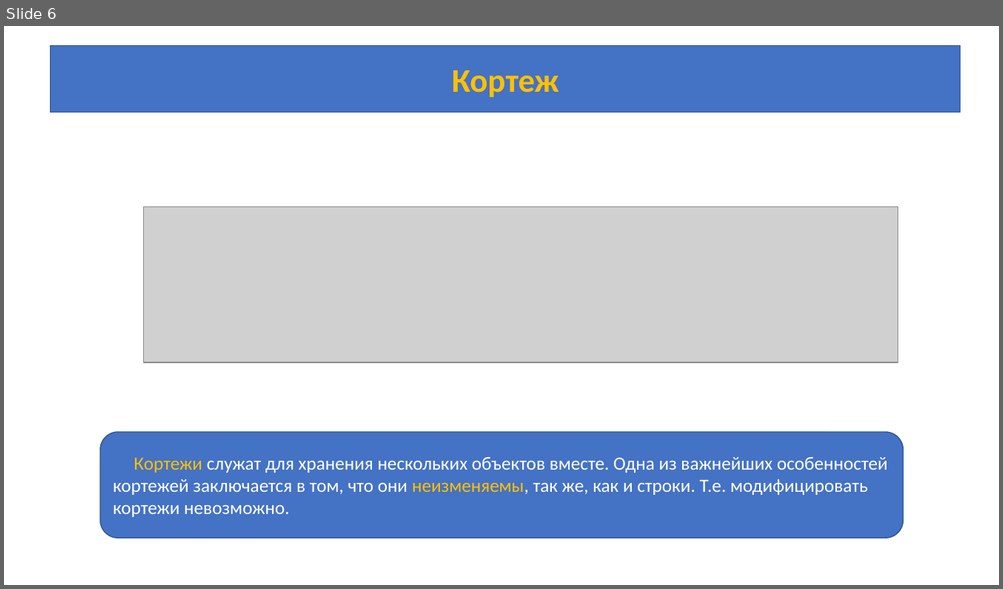
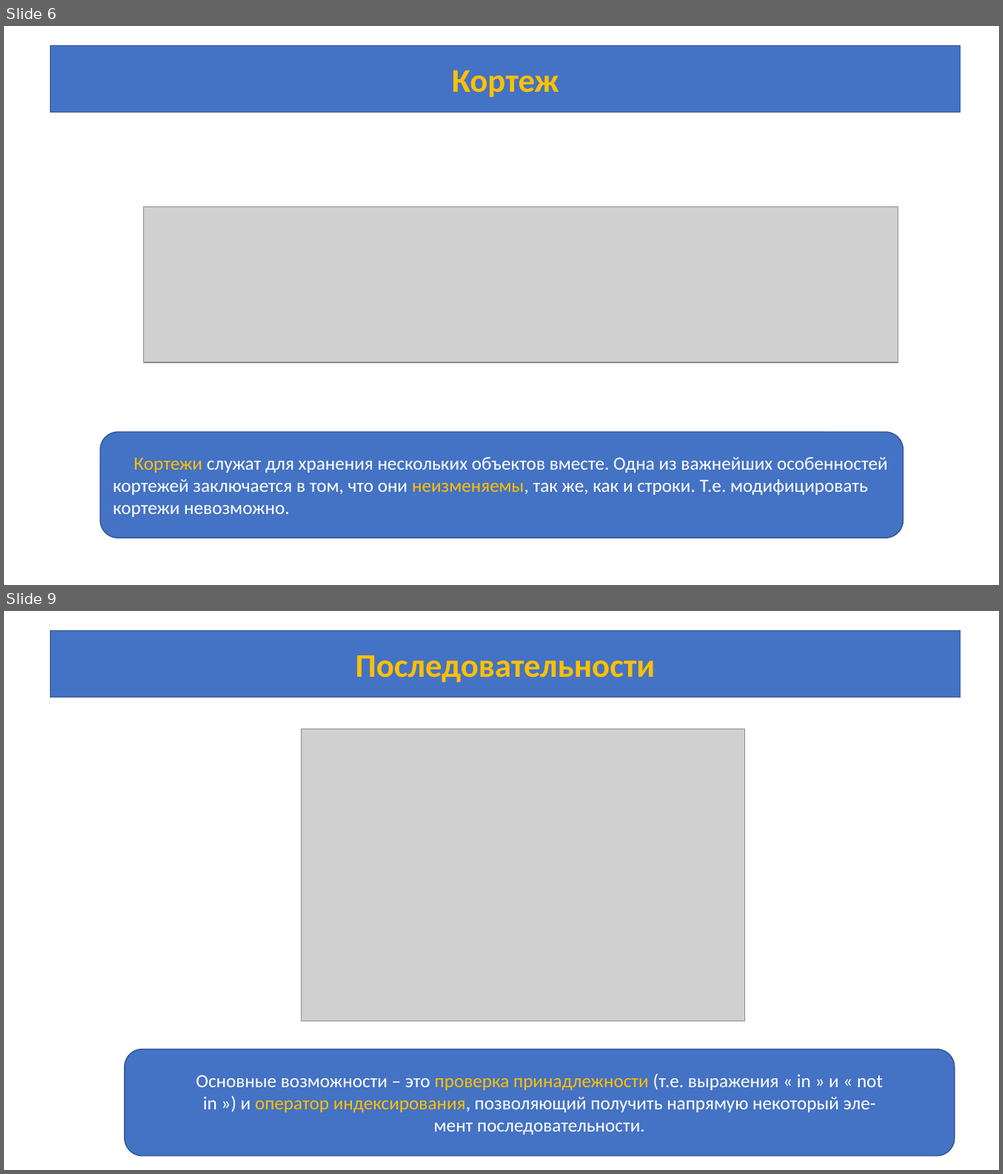
Before and after one commit to azamat7087/python-lessons, a slide deck: lesson 6/Lesson_6.pptx. Shown one above the other, each under a label of ours: slide 6 before the commit, slides 6 and 9 after it; the slides between them are not shown. The pictures are 1003x589 and 1003x1174 pixels, drawn with LibreOffice and Linux fonts; fonts in the diff are those of the drawing; grey boxes stand for pictures. Boxes give left, top, right and bottom in pixels: in the first picture for what was removed or moved away, otherwise in the second. Text is boxed around its words. In the diff, an @@ line names an element or a change of style, - is before the commit and + after.

```diff
--- a/lesson 6/Lesson_6.pptx
+++ b/lesson 6/Lesson_6.pptx
@@ slide 9 added at box(4, 611, 999, 1170), background #FFFFFF @@
@@ rectangle added at box(51, 631, 960, 698), fill #4472C4, outline #325491 1 pt, 32 pt, text #FFC000, bold @@
+Последовательности
@@ picture added at box(301, 729, 745, 1022) @@
@@ rounded rectangle added at box(125, 1050, 955, 1156), fill #4472C4, outline #325491 1 pt, 18 pt, text #FFFFFF @@
+Основные возможности – это проверка принадлежности (т.е. выражения « in » и « not
+in ») и оператор индексирования, позволяющий получить напрямую некоторый эле-
+мент последовательности.
```
Also in this commit, not shown: 1 slide changed, 4 other slides added, 1 slide removed.
